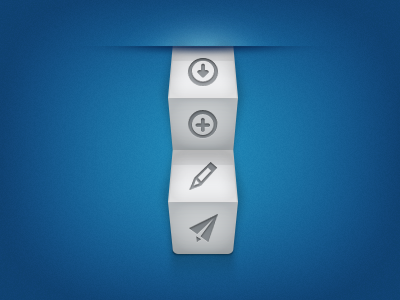
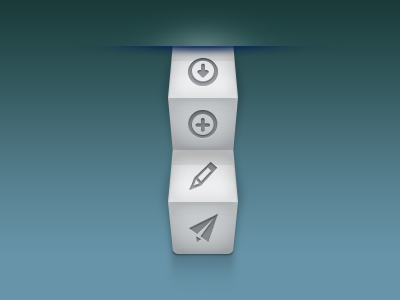
Comparing the layer stacks of the two (400, 300) images. Changes:
pixels changed over [0, 0, 400, 300] (layer not identified)
